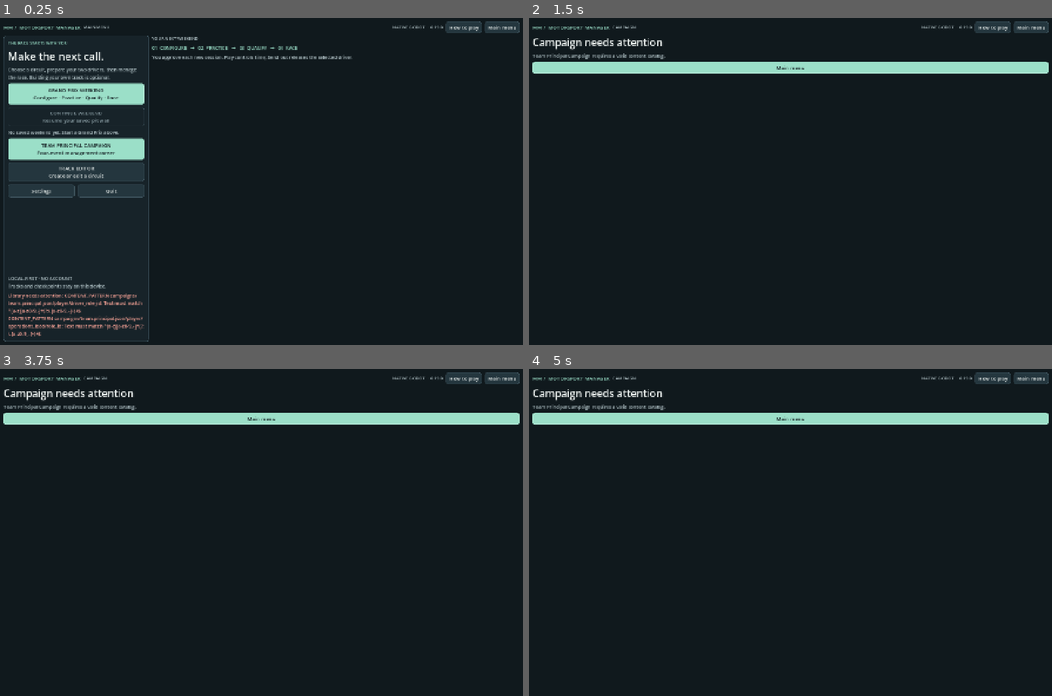
Above: before the commit, frames 1-4 (two rows, left to right).
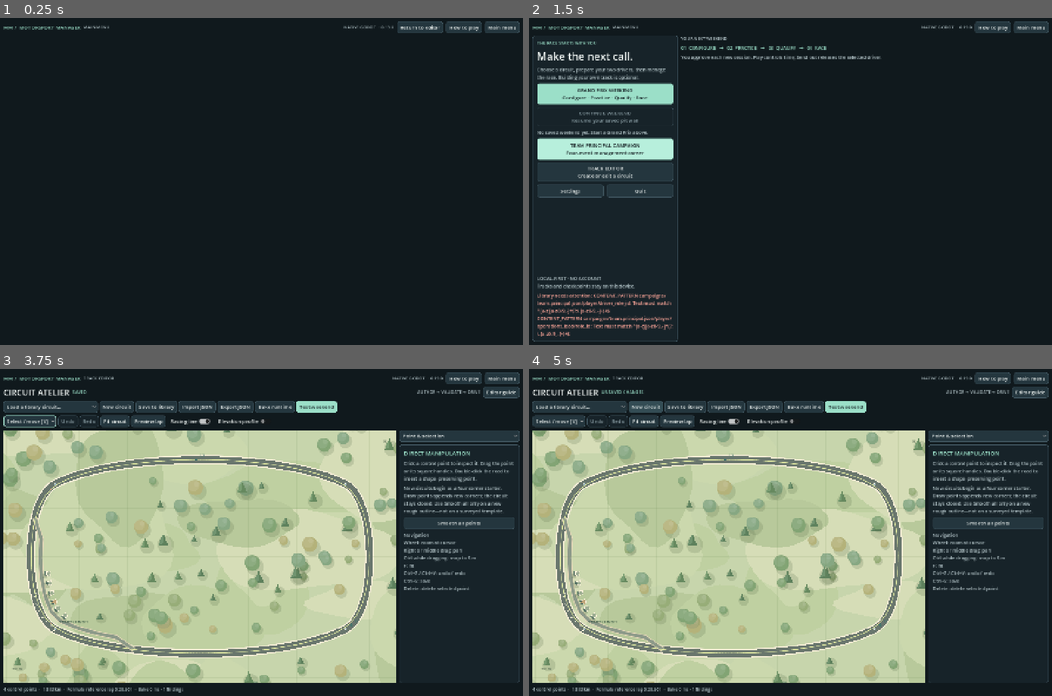
Above: after the commit, the same moments.

Repository: Luis85/motorsport-manager
Game: Godot game, scene res://scenes/main.tscn
Same seed, same stepped clock (60 frames per second), same inputs: the game is played once before the commit and once after it.
Inputs (mouse positions are in pixels of both pictures, inside the frame that each line leads up to):
- Up to frame 1 (0.25 s): no input
- Up to frame 2 (1.5 s): click "Main menu" at 0.5 s; click "TEAM PRINCIPAL CAMPAIGN Four-…" at 1.25 s
- Up to frame 3 (3.75 s): click "Main menu" at 2 s; click "TEAM PRINCIPAL CAMPAIGN Four-…" at 2.75 s; click (78, 522) at 3.5 s, where only the run after the commit has a clickable "TRACK EDITOR Create or edit a…"
- Up to frame 4 (5 s): click (644, 408) at 4.25 s, where only the run after the commit has a clickable "New circuit"

The runs differ from the first frame. In frame 1, 10% of the frame differs, in the area x 0-85%, y 1-99%; in frame 2, 14%; in frame 3, 69%, in the area x 0-100%, y 2-99%; in frame 4, 69%.
Error after the commit: Parse Error: Invalid argument for "notify()" function: argument 1 should be "Node" but is "CampaignScreens". (res://scripts/composition/campaign_screens.gd:66)

Commit message:
refactor: slim native shell campaign responsibilities

Diff:
--- a/scripts/composition/main.gd
+++ b/scripts/composition/main.gd
@@ -3,6 +3,7 @@
 ## Native scene shell. Screen changes never reset a live weekend implicitly.
 var launch_draft: WeekendLaunch = WeekendLaunch.new()
 var replay_controller: ReplayController
+var campaign_screens: CampaignScreens
 var content: VBoxContainer
 var global_header: HBoxContainer
 var location_label: Label
@@ -39,6 +40,7 @@
 	header.add_child(UI.button("Main menu", go_home))
 	content = UI.vbox(shell, true)
 	replay_controller = ReplayController.new(); replay_controller.configure(self); add_child(replay_controller)
+	campaign_screens = CampaignScreens.new(self)
 	get_viewport().size_changed.connect(_scale_header)
 	show_menu()
 	for arg in OS.get_cmdline_user_args():
@@ -94,189 +96,7 @@
 	show_menu()
 
 func show_campaign() -> void:
-	clear_screen("campaign")
-	if App.campaign_checkpoint.is_empty():
-		if App.has_saved_campaign():
-			var load_error = App.load_campaign()
-			if not load_error.is_empty():
-				_show_campaign_error("Campaign could not be loaded: " + load_error)
-				return
-		else:
-			var create_error = _create_starter_campaign()
-			if not create_error.is_empty():
-				_show_campaign_error(create_error)
-				return
-	var restored = CampaignCheckpoint.restore(App.campaign_checkpoint)
-	if not restored.ok:
-		_show_campaign_error(restored.error)
-		return
-	if not restored.active_manifest.is_empty():
-		if App.weekend == null:
-			var weekend_error = App.load_weekend()
-			if not weekend_error.is_empty():
-				_show_campaign_error("The campaign is frozen at departure but its weekend checkpoint is unavailable: " + weekend_error)
-				return
-		show_weekend("minimal")
-		return
-	var projection = CampaignDirectorQuery.overview(App.campaign_checkpoint)
-	if not projection.ok:
-		_show_campaign_error(projection.error)
-		return
-	var scroll = ScrollContainer.new()
-	scroll.name = "CampaignScroll"
-	scroll.horizontal_scroll_mode = ScrollContainer.SCROLL_MODE_DISABLED
-	scroll.size_flags_horizontal = Control.SIZE_EXPAND_FILL
-	scroll.size_flags_vertical = Control.SIZE_EXPAND_FILL
-	var desk = CampaignDirectorDesk.new()
-	desk.name = "CampaignDirectorDesk"
-	desk.configure(projection, float(App.settings.get("pitwall_text_scale", 1.0)),
-		bool(App.settings.get("campaign_guide_hidden", false)))
-	desk.menu_requested.connect(show_menu)
-	desk.advance_requested.connect(_advance_campaign)
-	desk.start_event_requested.connect(_start_campaign_event)
-	desk.guide_visibility_requested.connect(func(hidden):
-		App.settings.campaign_guide_hidden = hidden
-		var error = App.save_settings()
-		if not error.is_empty(): UI.notify(self, "Could not save guide preference", error)
-		show_campaign())
-	scroll.add_child(desk)
-	content.add_child(scroll)
-
-func _create_starter_campaign() -> String:
-	if App.content_catalog == null:
-		return "Team Principal Campaign requires a valid content catalog."
-	var campaign = App.content_catalog.default_campaign()
-	if campaign == null:
-		return "Team Principal Campaign requires exactly one validated default campaign profile."
-	App.load_library()
-	if App.library.is_empty(): return "Team Principal Campaign requires at least one validated circuit."
-	var track: Dictionary = App.library[mini(7, App.library.size() - 1)]
-	var record = _campaign_seed_record(track, campaign)
-	if record == null: return "Starter race entry could not be created from the authored campaign weekend."
-	var checkpoint = CampaignStarter.create(record, campaign.to_record())
-	if checkpoint.is_empty(): return "Starter campaign could not form a valid authoritative checkpoint."
-	App.campaign_checkpoint = checkpoint
-	return App.save_campaign()
-
-func _campaign_seed_record(track: Dictionary, campaign: CampaignDefinition) -> RaceRecord:
-	var launch = WeekendLaunch.new(App.content_catalog)
-	if not launch.stage_preset(campaign.weekend_id, track): return null
-	var probe = PracticeRaceSim.new(launch.visual_track(), launch.session_options())
-	if not probe.last_error.is_empty(): return null
-	var profiles: Array = []
-	for _car in probe.cars: profiles.append(RacePerformanceProfile.baseline())
-	var options = launch.session_options()
-	options["performance_profiles"] = profiles
-	var simulation = PracticeRaceSim.new(launch.visual_track(), options)
-	if not simulation.last_error.is_empty(): return null
-	var record = RaceRecord.new(); record.attach(simulation)
-	return record
-
-func _campaign_track(track_hash: String) -> Dictionary:
-	App.load_library()
-	var authored_vehicle = CampaignStarter.vehicle_definition(App.campaign_checkpoint)
-	var vehicle_definition = VehicleDefinition.from_record(authored_vehicle) if not authored_vehicle.is_empty() else null
-	var vehicle_id = CampaignStarter.vehicle(App.campaign_checkpoint)
-	for document in App.library:
-		var geometry = TrackGeometry.new(document, vehicle_id, false, vehicle_definition)
-		if RaceRecord.fingerprint(geometry.document) == track_hash:
-			return document
-	return {}
-
-func _advance_campaign() -> void:
-	var changed = CampaignDirectorTransaction.advance_to_next_event(App.campaign_checkpoint)
-	if not changed.ok:
-		UI.notify(self, "Campaign cannot advance", changed.error)
-		return
-	App.campaign_checkpoint = changed.checkpoint
-	var error = App.save_campaign()
-	if not error.is_empty():
-		UI.notify(self, "Campaign could not be saved", error)
-		return
-	show_campaign()
-
-func _start_campaign_event() -> void:
-	var projection = CampaignDirectorQuery.overview(App.campaign_checkpoint)
-	if not projection.ok or projection.next_event.is_empty():
-		UI.notify(self, "Departure unavailable", projection.get("error", "There is no scheduled event."))
-		return
-	if int(projection.next_event.departure_slot) != int(projection.slot):
-		UI.notify(self, "Departure unavailable", "Advance the campaign to the registered departure slot first.")
-		return
-	var document = _campaign_track(projection.next_event.track_hash)
-	if document.is_empty():
-		UI.notify(self, "Departure unavailable", "The frozen campaign circuit is not available in the current library.")
-		return
-	var mappings = CampaignStarter.mappings(App.campaign_checkpoint)
-	var profiles = CampaignEngineeringQuery.race_profiles(App.campaign_checkpoint, mappings)
-	if not profiles.ok:
-		UI.notify(self, "Departure unavailable", profiles.error)
-		return
-	var options = CampaignStarter.race_options(App.campaign_checkpoint)
-	options["performance_profiles"] = profiles.profiles
-	var authored_vehicle = CampaignStarter.vehicle_definition(App.campaign_checkpoint)
-	var vehicle_definition = VehicleDefinition.from_record(authored_vehicle) if not authored_vehicle.is_empty() else null
-	var geometry = TrackGeometry.new(document, CampaignStarter.vehicle(App.campaign_checkpoint), false, vehicle_definition)
-	var simulation = PracticeRaceSim.new(geometry, options)
-	if not simulation.last_error.is_empty():
-		UI.notify(self, "Departure unavailable", simulation.last_error)
-		return
-	var record = RaceRecord.new(); record.attach(simulation)
-	var departed = CampaignDepartureTransaction.depart(App.campaign_checkpoint,
-		CampaignStarter.next_event_context(App.campaign_checkpoint), record, mappings,
-		CampaignStarter.event_assignments(App.campaign_checkpoint), CampaignStarter.event_cost_minor(App.campaign_checkpoint))
-	if not departed.ok:
-		UI.notify(self, "Departure blocked", departed.error)
-		return
-	App.campaign_checkpoint = departed.checkpoint
-	var campaign_error = App.save_campaign()
-	if not campaign_error.is_empty():
-		UI.notify(self, "Campaign could not be saved", campaign_error)
-		return
-	App.weekend = simulation; App.recording = record
-	var weekend_error = App.save_weekend()
-	if not weekend_error.is_empty():
-		UI.notify(self, "Weekend could not be saved", weekend_error)
-		return
-	show_weekend("minimal")
-
-func _settle_campaign_weekend() -> bool:
-	if App.campaign_checkpoint.is_empty() or App.recording == null:
-		return false
-	var restored = CampaignCheckpoint.restore(App.campaign_checkpoint)
-	if not restored.ok or restored.active_manifest.is_empty():
-		return false
-	var factual = WeekendResult.build(App.recording)
-	if factual.is_empty():
-		UI.notify(self, "Campaign settlement blocked", "The completed weekend could not produce factual result evidence.")
-		return false
-	var policy = CampaignStarter.weekend_policy(App.campaign_checkpoint)
-	if policy.is_empty():
-		UI.notify(self, "Campaign settlement blocked", "The campaign could not resolve its frozen weekend policy.")
-		return false
-	var staged = CampaignWeekendTransaction.stage(
-		App.campaign_checkpoint, restored.active_manifest, factual, policy)
-	if not staged.ok:
-		UI.notify(self, "Campaign settlement blocked", staged.error)
-		return false
-	var follow = CampaignDirectorTransaction.after_weekend(staged.checkpoint)
-	if not follow.ok:
-		UI.notify(self, "Campaign follow-up blocked", follow.error)
-		return false
-	App.campaign_checkpoint = follow.checkpoint
-	var error = App.save_campaign()
-	if not error.is_empty():
-		UI.notify(self, "Campaign could not be saved", error)
-		return false
-	App.clear_weekend_checkpoint()
-	show_campaign()
-	return true
-
-func _show_campaign_error(message: String) -> void:
-	content.add_child(UI.label("Campaign needs attention", 28))
-	content.add_child(UI.paragraph(message))
-	var back = UI.button("Main menu", show_menu, true); content.add_child(back)
-	PitwallDesign.focus_later(back)
+	campaign_screens.show_campaign()
 
 func show_editor(d: Dictionary = {}) -> void:
 	clear_screen("track_editor")
@@ -432,7 +252,7 @@
 	content.add_child(welcome)
 
 func show_weekend_end() -> void:
-	if _settle_campaign_weekend(): return
+	if campaign_screens._settle_campaign_weekend(): return
 	var summary = WeekendSummary.capture(App.weekend)
 	if summary.is_empty(): return
 	var error = App.save_weekend()
